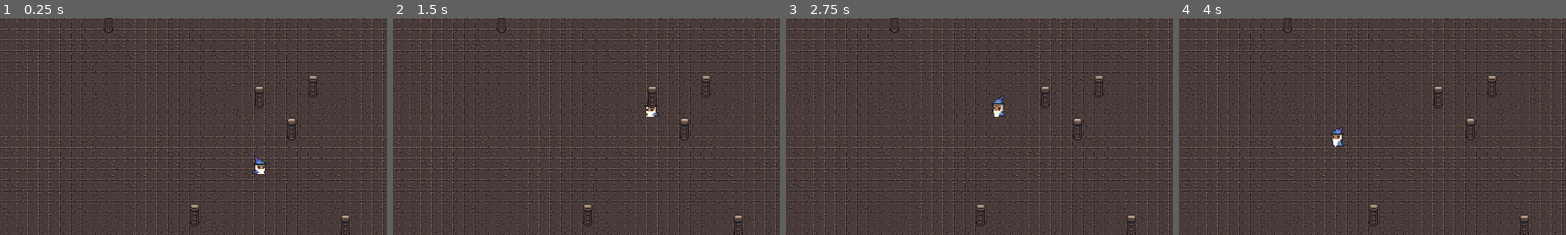
Above: before the commit, frames 1-4 (left to right).
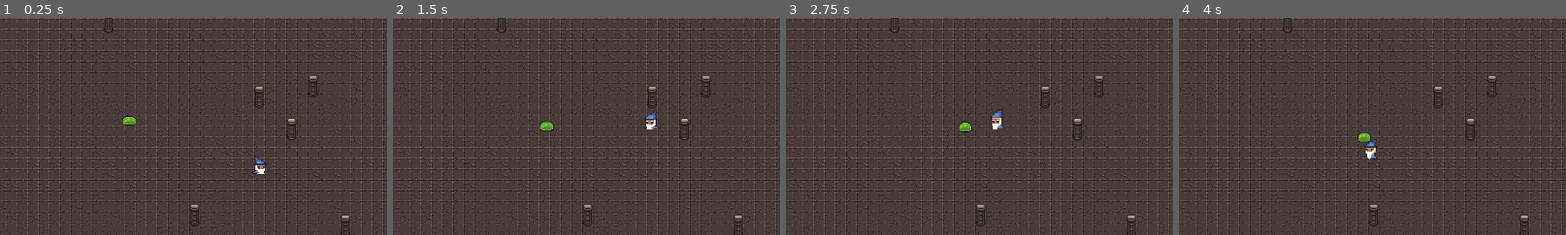
Above: after the commit, the same moments.

Repository: Vencoslav/dugeons-and-magic
Game: Godot game, scene res://game.tscn
Same seed, same stepped clock (60 frames per second), same inputs: the game is played once before the commit and once after it.
Inputs:
- Up to frame 1 (0.25 s): no input
- Up to frame 2 (1.5 s): tap Enter at 0.5 s; hold W (move_up) from 0.53 s (still down)
- Up to frame 3 (2.75 s): release W (move_up) at 2.03 s; hold A (move_left) from 2.03 s (still down)
- Up to frame 4 (4 s): release A (move_left) at 3.53 s; hold S (move_down) from 3.53 s (still down)
The pictures show only the part of the screen within x 21-71%, y 22-72%; the shares and areas given below are measured in that part.

The runs differ from the first frame. In frame 1, 0.1% of the frame differs, in the area x 31-36%, y 45-50%; in frame 2, 0.4%; in frame 3, 0.5%; in frame 4, 0.5%, in the area x 39-52%, y 50-66%.

Commit message:
sloupy collize fix, slime se hýbe proti hráčovi ale nějaký způsobem se mu nalepí na hlavu a je velmi obtížné ho sundat , jde to jen díky sloupům

Diff:
--- a/game.tscn
+++ b/game.tscn
@@ -6,6 +6,7 @@
 [ext_resource type="Texture2D" uid="uid://8cdv8xoxg1dd" path="res://mapa/wall.png" id="3_fc0e3"]
 [ext_resource type="Texture2D" uid="uid://2wm5t7tca8ht" path="res://mapa/corners.png" id="4_7jktm"]
 [ext_resource type="Texture2D" uid="uid://ixfbmamd7215" path="res://0x72_DungeonTilesetII_v1.7/0x72_DungeonTilesetII_v1.7.png" id="5_ryrav"]
+[ext_resource type="PackedScene" uid="uid://d3cv5d6l8jjh8" path="res://slime.tscn" id="6_eow3j"]
 
 [sub_resource type="TileSetAtlasSource" id="TileSetAtlasSource_7jktm"]
 texture = ExtResource("4_7jktm")
@@ -334,7 +335,7 @@
 3:6/0 = 0
 4:6/0 = 0
 5:6/0 = 0
-5:6/0/physics_layer_0/polygon_0/points = PackedVector2Array(-5.39576, 1.43887, 5.39576, 1.25901, 5.57562, 8, -5.93534, 8)
+5:6/0/physics_layer_0/polygon_0/points = PackedVector2Array(-5.39576, 0.179859, 5.57562, 0.179859, 6.1152, 8, -6.29506, 8)
 6:6/0 = 0
 8:6/0 = 0
 9:6/0 = 0
@@ -358,7 +359,7 @@
 29:6/0 = 0
 30:6/0 = 0
 5:7/0 = 0
-5:7/0/physics_layer_0/polygon_0/points = PackedVector2Array(-8, -8, 8, -8, 3.41731, -4.67633, -3.0576, -4.49647)
+5:7/0/physics_layer_0/polygon_0/points = PackedVector2Array(-8, -8, 8, -8, 8, 8, -8, 8)
 6:7/0 = 0
 8:7/0 = 0
 9:7/0 = 0
@@ -841,6 +842,9 @@
 position = Vector2(630, 377)
 scale = Vector2(1.42254, 1.5)
 
+[node name="slime" parent="tilemap" instance=ExtResource("6_eow3j")]
+position = Vector2(432, 293)
+
 [node name="obtacle" type="TileMapLayer" parent="tilemap"]
 tile_map_data = PackedByteArray("AAACABQAAAAFAAUAAAAGABYAAAAFAAUAAAAHABMAAAAFAAUAAAAMACEAAAAFAAcAAAAPACYAAAAFAAcAAAAZAA …(720 unchanged characters)…
 tile_set = SubResource("TileSet_vef74")
--- a/player.tscn
+++ b/player.tscn
@@ -73,8 +73,8 @@
 "speed": 10.0
 }]
 
-[sub_resource type="CircleShape2D" id="CircleShape2D_4sjlk"]
-radius = 4.47214
+[sub_resource type="RectangleShape2D" id="RectangleShape2D_i3pqv"]
+size = Vector2(10, 13)
 
 [node name="player" type="CharacterBody2D"]
 script = ExtResource("1_onrkg")
@@ -83,9 +83,9 @@
 unique_name_in_owner = true
 position = Vector2(1, -15)
 sprite_frames = SubResource("SpriteFrames_lhvu3")
-animation = &"run"
+animation = &"idle"
 autoplay = "idle"
 
 [node name="CollisionShape2D" type="CollisionShape2D" parent="."]
-position = Vector2(2, -6)
-shape = SubResource("CircleShape2D_4sjlk")
+position = Vector2(2, -8.5)
+shape = SubResource("RectangleShape2D_i3pqv")
--- a/scripts/player.gd
+++ b/scripts/player.gd
@@ -1,6 +1,6 @@
 extends CharacterBody2D
 
-@export var movement_speed : float = 100
+@export var movement_speed : float = 100.0
 var character_direction : Vector2
 
 func _physics_process(delta):
--- /dev/null
+++ b/slime.gd
@@ -0,0 +1,14 @@
+extends CharacterBody2D
+
+
+var player
+
+func _ready():
+	player = get_node("/root/game/tilemap/player")
+
+
+
+func _physics_process(delta):
+	var direction = global_position.direction_to(player.global_position)
+	velocity = direction * 30.0
+	move_and_slide()
--- /dev/null
+++ b/slime.tscn
@@ -0,0 +1,58 @@
+[gd_scene load_steps=9 format=3 uid="uid://d3cv5d6l8jjh8"]
+
+[ext_resource type="Texture2D" uid="uid://drkvcyxjqxs7f" path="res://animace/slime_green-Sheet.png" id="1_2d52u"]
+[ext_resource type="Script" uid="uid://jn6nls41bfe1" path="res://slime.gd" id="1_5jc4t"]
+
+[sub_resource type="AtlasTexture" id="AtlasTexture_5jc4t"]
+atlas = ExtResource("1_2d52u")
+region = Rect2(0, 0, 32, 32)
+
+[sub_resource type="AtlasTexture" id="AtlasTexture_4l1t8"]
+atlas = ExtResource("1_2d52u")
+region = Rect2(32, 0, 32, 32)
+
+[sub_resource type="AtlasTexture" id="AtlasTexture_ppcr1"]
+atlas = ExtResource("1_2d52u")
+region = Rect2(64, 0, 32, 32)
+
+[sub_resource type="AtlasTexture" id="AtlasTexture_jayke"]
+atlas = ExtResource("1_2d52u")
+region = Rect2(96, 0, 32, 32)
+
+[sub_resource type="SpriteFrames" id="SpriteFrames_2002g"]
+animations = [{
+"frames": [{
+"duration": 1.0,
+"texture": SubResource("AtlasTexture_5jc4t")
+}, {
+"duration": 1.0,
+"texture": SubResource("AtlasTexture_4l1t8")
+}, {
+"duration": 1.0,
+"texture": SubResource("AtlasTexture_ppcr1")
+}, {
+"duration": 1.0,
+"texture": SubResource("AtlasTexture_jayke")
+}],
+"loop": true,
+"name": &"move",
+"speed": 10.0
+}]
+
+[sub_resource type="CircleShape2D" id="CircleShape2D_2d52u"]
+radius = 7.07107
+
+[node name="slime" type="CharacterBody2D"]
+script = ExtResource("1_5jc4t")
+
+[node name="sprite" type="AnimatedSprite2D" parent="."]
+position = Vector2(0, -6)
+sprite_frames = SubResource("SpriteFrames_2002g")
+animation = &"move"
+autoplay = "move"
+frame = 3
+frame_progress = 0.648607
+
+[node name="CollisionShape2D" type="CollisionShape2D" parent="."]
+position = Vector2(0, -1)
+shape = SubResource("CircleShape2D_2d52u")
Binary file added: animace/slime_green-Sheet.png
Not shown, added: animace/slime_green-Sheet.png.import
Not shown: 1 places in game.tscn that only renumber resources
Not shown, added: slime.gd.uid
